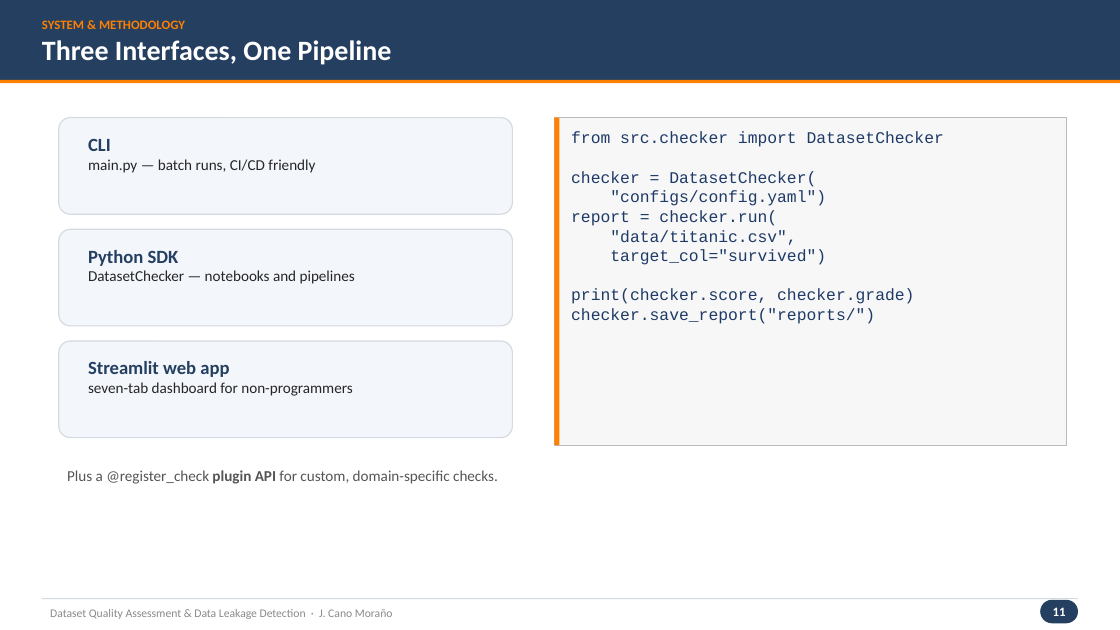
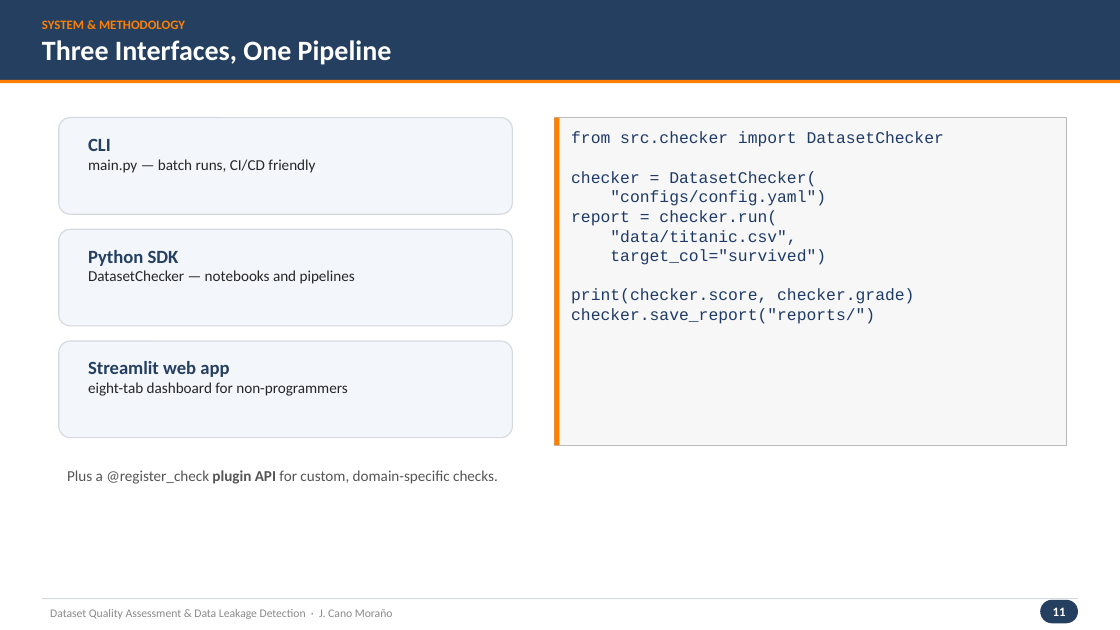
Before and after one commit to jaimecano12/ml-framework, a slide deck: slide 11 of presentation.pptx. Drawn at 1120x630 pixels with LibreOffice and Linux fonts; fonts in the diff are those of the drawing. Boxes give left, top, right and bottom in pixels: in the first picture for what was removed or moved away, otherwise in the second. Text is boxed around its words. In the diff, an @@ line names an element or a change of style, - is before the commit and + after.

```diff
--- a/presentation.pptx
+++ b/presentation.pptx
@@ text at (88,382,347,396): text changed @@
-seven-tab dashboard for non-programmers
+eight-tab dashboard for non-programmers
```
Also in this commit, not shown: 1 other slide changed, 1 other file.
